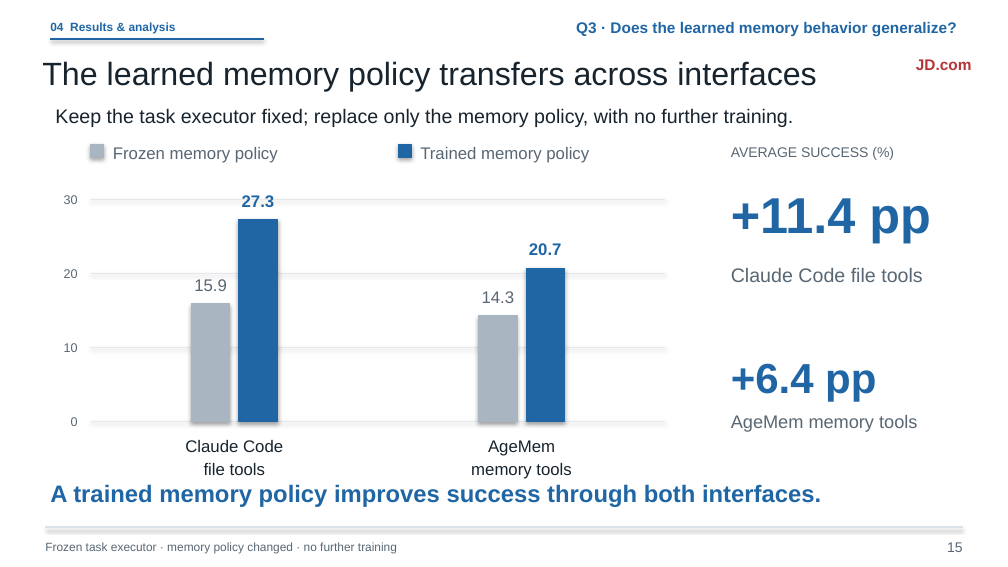
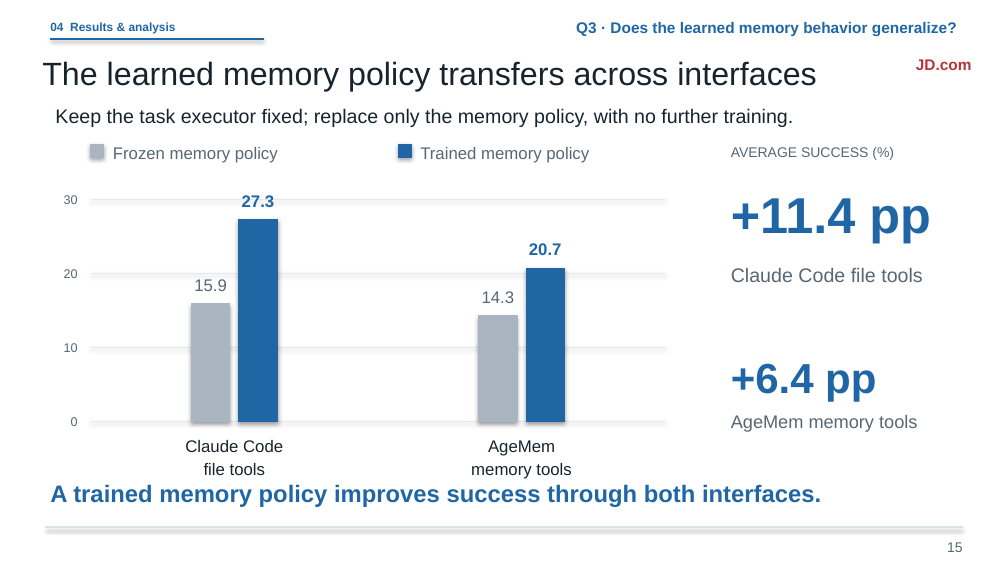
Before and after one commit to liruiluo/agentmemorygym, a slide deck: slide 15 of assets/slides/coding-agent-memory-post-training-slides.pptx. Drawn at 1008x567 pixels with LibreOffice and Linux fonts; fonts in the diff are those of the drawing. Boxes give left, top, right and bottom in pixels: in the first picture for what was removed or moved away, otherwise in the second. Text is boxed around its words. In the diff, an @@ line names an element or a change of style, - is before the commit and + after.

```diff
--- a/assets/slides/coding-agent-memory-post-training-slides.pptx
+++ b/assets/slides/coding-agent-memory-post-training-slides.pptx
@@ text removed at [45, 542, 397, 554] @@
-Frozen task executor · memory policy changed · no further training
```
Also in this commit, not shown: 7 other slides changed, 9 other files.
